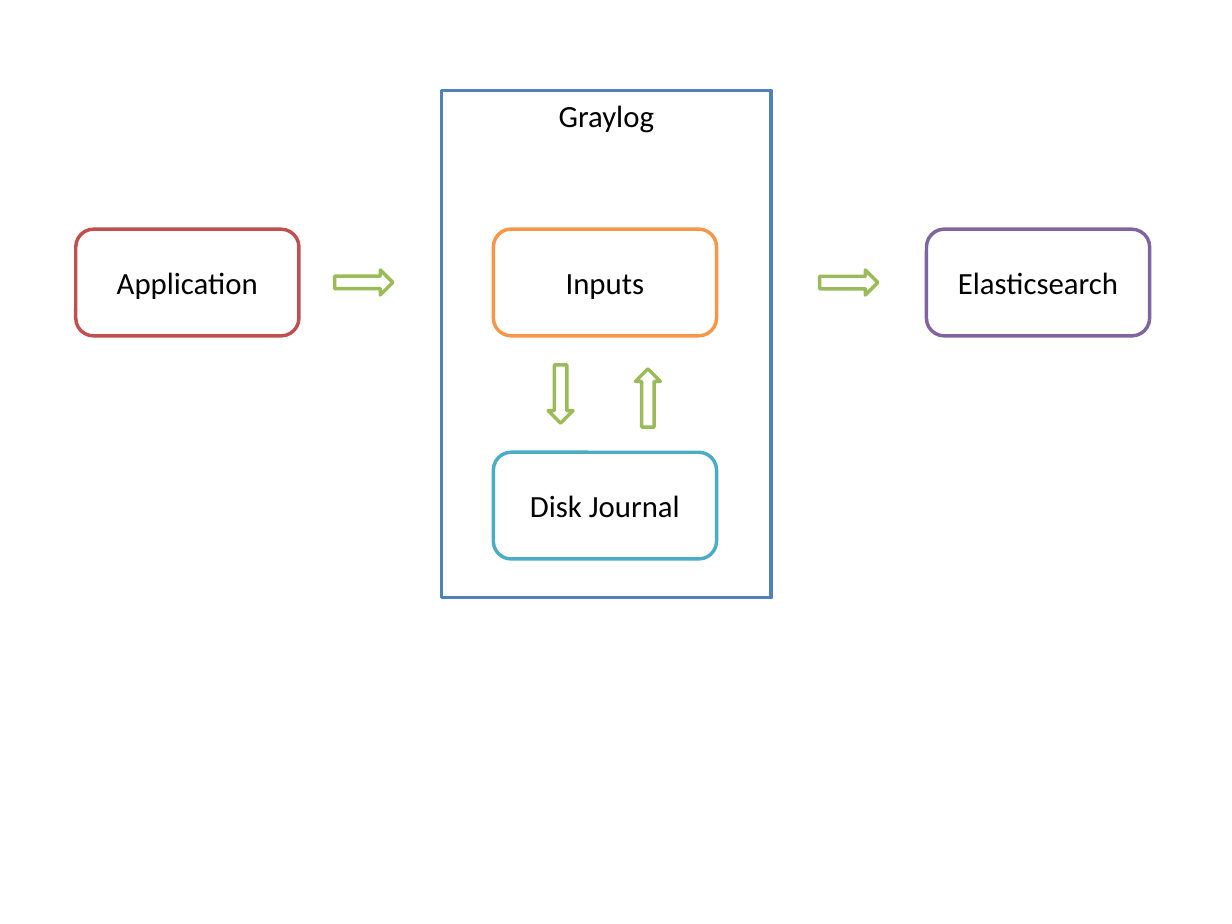
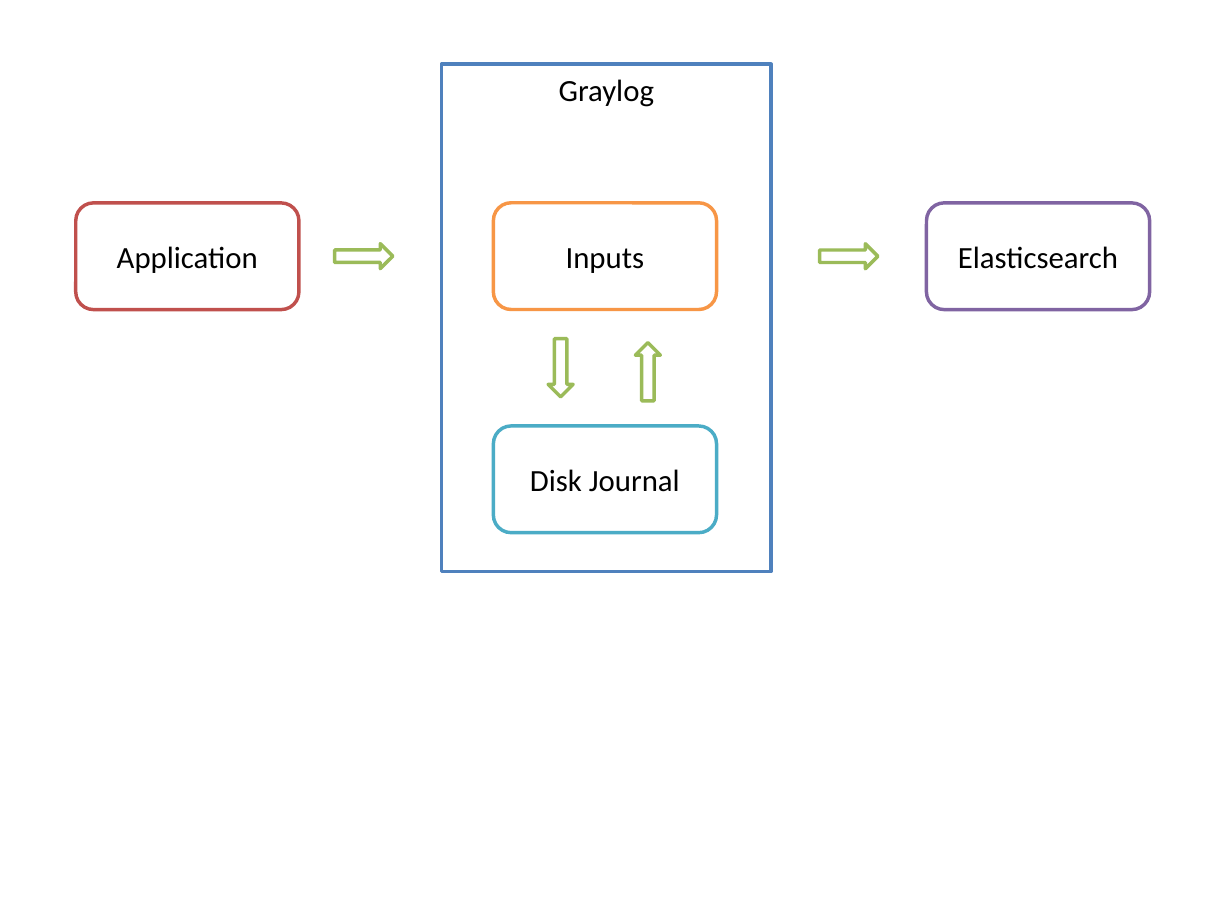
Before and after one commit to gatement/gitpitch_graylog, a slide deck: slide 2 of assets/images/images.pptx. Drawn at 1232x924 pixels with LibreOffice and Linux fonts; fonts in the diff are those of the drawing. Boxes give left, top, right and bottom in pixels: in the first picture for what was removed or moved away, otherwise in the second. Text is boxed around its words. In the diff, an @@ line names an element or a change of style, - is before the commit and + after.

```diff
--- a/assets/images/images.pptx
+++ b/assets/images/images.pptx
@@ 4 rounded rectangles, 4 right arrows, 1 rectangle: place and size @@
-4 rounded rectangles, 4 right arrows, 1 rectangle at <box>76,90,1149,598</box>
+4 rounded rectangles, 4 right arrows, 1 rectangle at <box>76,64,1149,572</box>
```
Also in this commit, not shown: 2 other slides changed, 4 other files.
